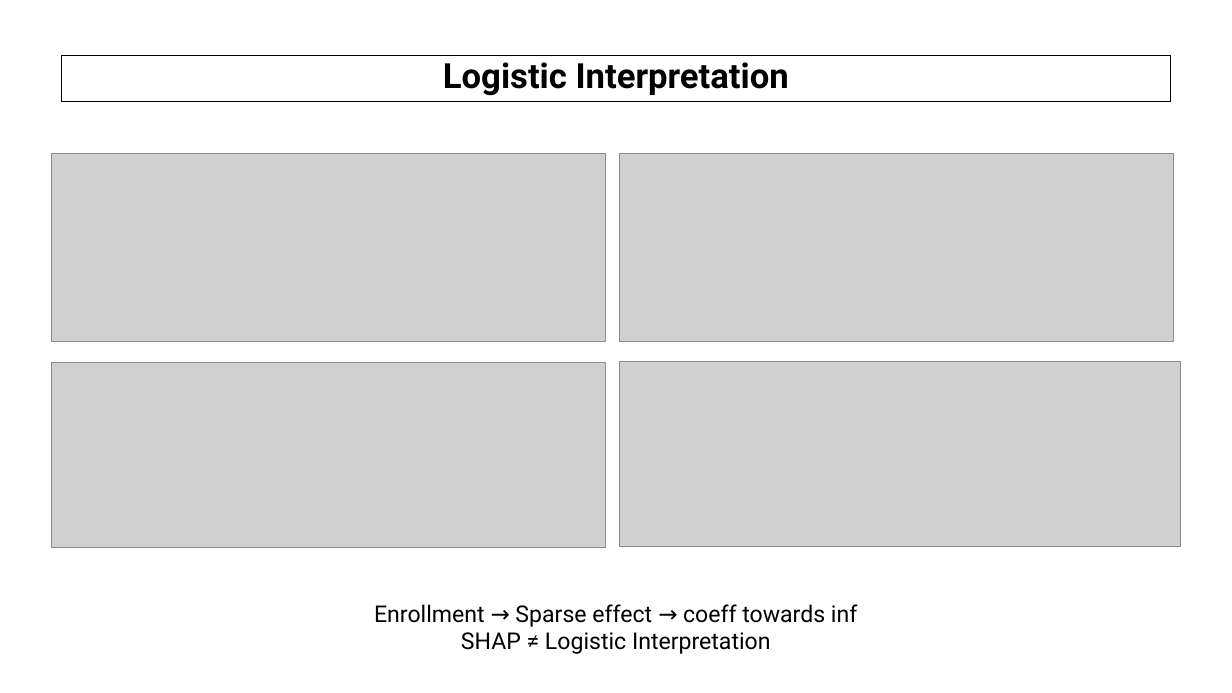
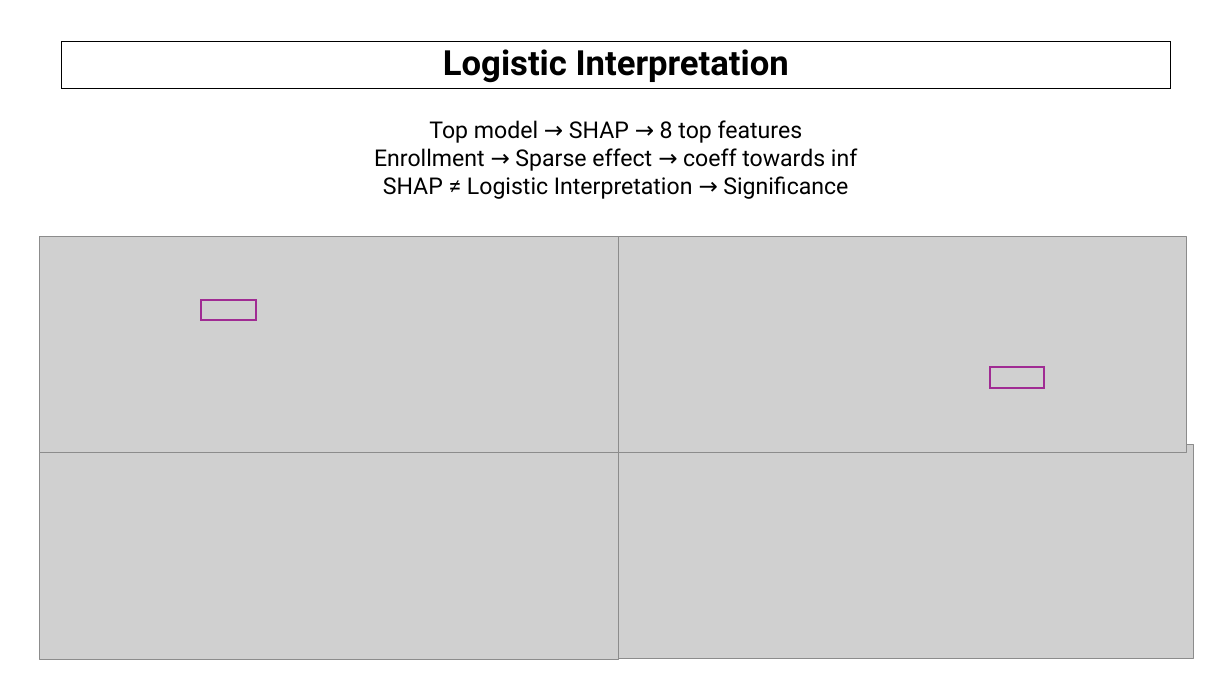
Before and after one commit to AndreouEugenia/Thesis, a slide deck: slide 21 of Thesis_Presentation.pptx (slide 22 before the commit). Drawn at 1232x693 pixels with LibreOffice and Linux fonts; fonts in the diff are those of the drawing; grey boxes stand for pictures; background and template pictures are left out. Boxes give left, top, right and bottom in pixels: in the first picture for what was removed or moved away, otherwise in the second. Text is boxed around its words. In the diff, an @@ line names an element or a change of style, - is before the commit and + after.

```diff
--- a/Thesis_Presentation.pptx
+++ b/Thesis_Presentation.pptx
@@ rectangle "Logistic Interpretation" moved from (x1=62, y1=55, x2=1171, y2=102) to (x1=62, y1=42, x2=1171, y2=88) @@
@@ text "Top model → SHAP → ..." moved from (x1=374, y1=604, x2=857, y2=654) to (x1=374, y1=120, x2=857, y2=199) @@
@@ text at (x1=429, y1=120, x2=803, y2=143): paragraph added @@
+Top model → SHAP → 8 top features
@@ text at (x1=383, y1=176, x2=848, y2=199): text changed @@
-SHAP ≠ Logistic Interpretation
+SHAP ≠ Logistic Interpretation → Significance
@@ picture resized from (x1=52, y1=153, x2=606, y2=342) to (x1=40, y1=237, x2=619, y2=454) @@
@@ picture resized from (x1=619, y1=153, x2=1174, y2=342) to (x1=607, y1=237, x2=1187, y2=454) @@
@@ rectangle added at (x1=201, y1=299, x2=256, y2=320), outline #A02B93 1.5 pt @@
@@ rectangle added at (x1=990, y1=368, x2=1044, y2=388), outline #A02B93 1.5 pt @@
@@ picture resized from (x1=52, y1=362, x2=606, y2=548) to (x1=40, y1=445, x2=619, y2=659) @@
@@ picture resized from (x1=619, y1=361, x2=1181, y2=546) to (x1=607, y1=445, x2=1194, y2=659) @@
```
Also in this commit, not shown: 11 other slides changed, 8 other files.
